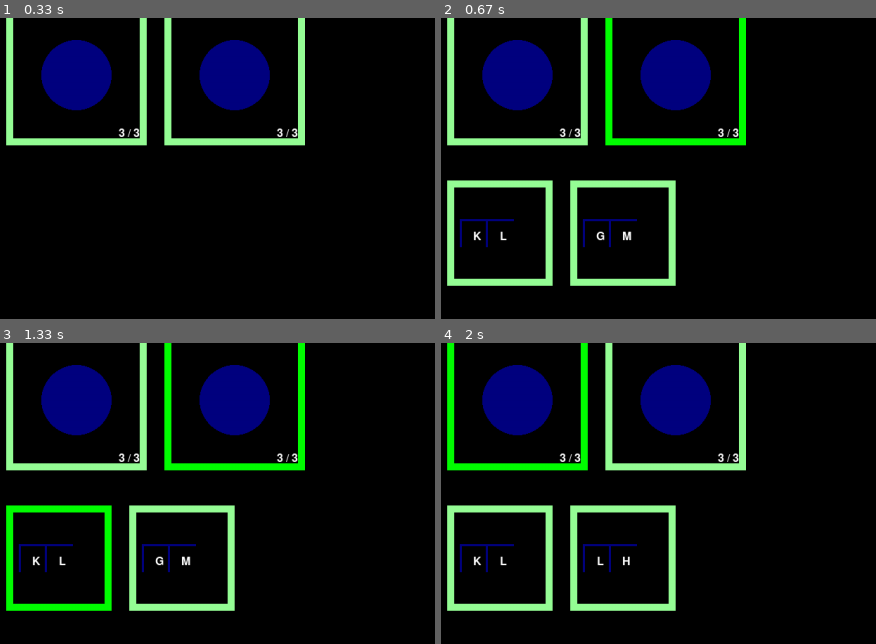
Above: before the commit, frames 1-4 (two rows, left to right).
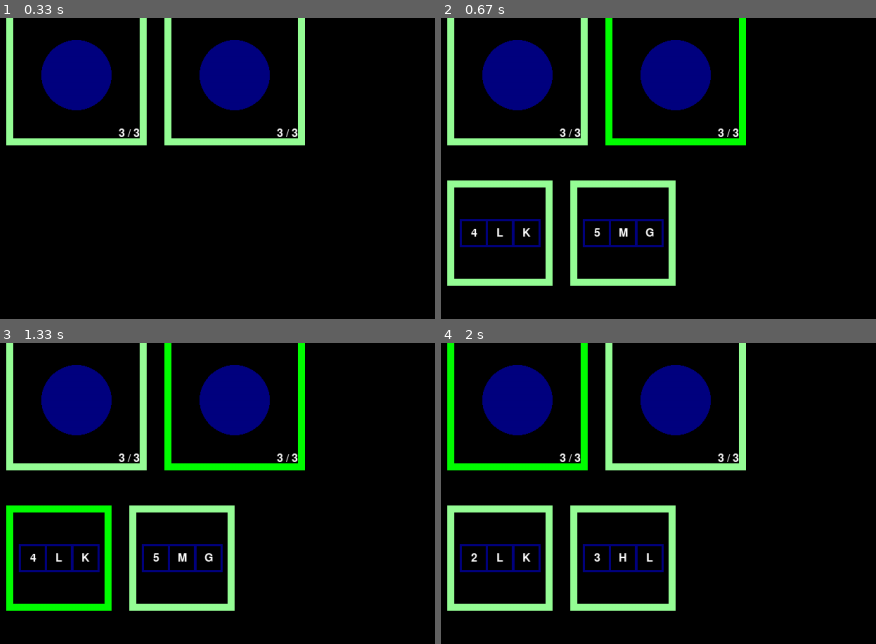
Above: after the commit, the same moments.

Repository: ErikRoelofs/pygame-tryout
Game: pygame game, started from game.py
Two runs of this game, one before a commit and one after it. Both use one fixed random seed, a clock stepped at 60 frames per second and the inputs below.
Inputs (mouse positions are % of the whole screen's width and height, from its top left):
- Up to frame 1 (0.33 s): no input
- Up to frame 2 (0.67 s): press the mouse at (49, 54) at 0.37 s; move the mouse to (36, 51) at 0.47 s; release the mouse at (24, 49) at 0.6 s
- Up to frame 3 (1.33 s): press the mouse at (7, 80) at 0.7 s; move the mouse to (9, 79) at 0.8 s; release the mouse at (12, 78) at 0.93 s; press the mouse at (9, 53) at 1.03 s; move the mouse to (37, 43) at 1.13 s; release the mouse at (65, 33) at 1.27 s
- Up to frame 4 (2 s): press the mouse at (7, 80) at 1.37 s; move the mouse to (26, 83) at 1.47 s; release the mouse at (46, 86) at 1.6 s; press the mouse at (7, 80) at 1.7 s; move the mouse to (8, 62) at 1.8 s; release the mouse at (10, 45) at 1.93 s
The pictures show only the part of the screen within x 0-50%, y 44-94%; the shares and areas given below are measured in that part.

Frame 1 is identical in both runs. In frame 2, 0.9% of the frame differs, in the area x 4-52%, y 66-77%; in frame 3, 0.9%; in frame 4, 0.8%.

Commit message:
Updated weapon render, using actual die roll

Diff:
--- a/game.py
+++ b/game.py
@@ -1,4 +1,4 @@
-import pygame, sys
+import pygame, sys, random
 from pygame.locals import *
 
 # colors
@@ -149,7 +149,7 @@
 	outline_color = OUTLINE_SELECTED if selected else OUTLINE_SPENT if ship.state == STATE_SPENT else OUTLINE_HIGHLIGHT if highlighted else OUTLINE_READY
 
 	pygame.draw.rect(image, outline_color, (0, 0, SHIP_WIDTH, SHIP_HEIGHT), 10)
-	pygame.draw.circle(image, BLUE, (SHIP_WIDTH / 2, SHIP_HEIGHT / 2), SHIP_WIDTH / 4)
+	pygame.draw.circle(image, BLUE, (SHIP_WIDTH // 2, SHIP_HEIGHT // 2), SHIP_WIDTH // 4)
 
 	textSurfaceObj = fontObj.render(str(ship.hull - ship.damage) + ' / ' + str(ship.hull), True, WHITE)
 	textRectObj = textSurfaceObj.get_rect()
@@ -172,29 +172,34 @@
 	outline_color = OUTLINE_SELECTED if selected else OUTLINE_SPENT if not weapon.available() else OUTLINE_HIGHLIGHT if highlighted else OUTLINE_READY
 	pygame.draw.rect(image, outline_color, (0, 0, ACTION_WIDTH, ACTION_HEIGHT), 10)
 
-	weaponTypeImg = drawWeaponType(weapon.weaponType)
-	weaponTypeRect = weaponTypeImg.get_rect()
-	weaponTypeRect.center = (ACTION_WIDTH / 4, ACTION_HEIGHT / 2)
-	image.blit(weaponTypeImg, weaponTypeRect)
+	rollsImg = drawWeaponRolls(weapon.rolls)
+	rollsRect = rollsImg.get_rect()
+	rollsRect.center = (ACTION_WIDTH / 4, ACTION_HEIGHT / 2 )
+	image.blit(rollsImg, rollsRect)
 
 	mountImg = drawMount(weapon.mount)
 	mountRect = mountImg.get_rect()
 	mountRect.center = (ACTION_WIDTH / 2, ACTION_HEIGHT / 2)
 	image.blit(mountImg, mountRect)
 
+	weaponTypeImg = drawWeaponType(weapon.weaponType)
+	weaponTypeRect = weaponTypeImg.get_rect()
+	weaponTypeRect.center = (ACTION_WIDTH / 4 * 3, ACTION_HEIGHT / 2)
+	image.blit(weaponTypeImg, weaponTypeRect)
+
 	return image
 
 def drawMount(mount):
 	assert mount in (MOUNT_LIGHT, MOUNT_MEDIUM, MOUNT_HEAVY), "Pass a MOUNT to the drawMount function."
 
 	image = pygame.Surface((40,40))
-	pygame.draw.rect(image, BLUE, (0, 0, 50, 50), 3)
+	pygame.draw.rect(image, BLUE, (0, 0, 40, 40), 3)
 
 	text = "L" if mount == MOUNT_LIGHT else "M" if mount == MOUNT_MEDIUM else "H"
 
 	textSurfaceObj = fontObj.render(text, True, WHITE)
 	textRectObj = textSurfaceObj.get_rect()
-	textRectObj.center = (25, 25)
+	textRectObj.center = (20, 20)
 	image.blit(textSurfaceObj, textRectObj)
 
 	return image
@@ -203,13 +208,25 @@
 	assert weaponType in (WEAPON_KINETIC, WEAPON_LASER, WEAPON_GUIDED), "Pass a WEAPONTYPE to the drawWeaponType function."
 
 	image = pygame.Surface((40,40))
-	pygame.draw.rect(image, BLUE, (0, 0, 50, 50), 3)
+	pygame.draw.rect(image, BLUE, (0, 0, 40, 40), 3)
 
 	text = "K" if weaponType == WEAPON_KINETIC else "L" if weaponType == WEAPON_LASER else "G"
 
 	textSurfaceObj = fontObj.render(text, True, WHITE)
 	textRectObj = textSurfaceObj.get_rect()
-	textRectObj.center = (25, 25)
+	textRectObj.center = (20, 20)
+	image.blit(textSurfaceObj, textRectObj)
+
+	return image
+
+def drawWeaponRolls(rolls):
+
+	image = pygame.Surface((40, 40))
+	pygame.draw.rect(image, BLUE, (0, 0, 40, 40), 3)
+
+	textSurfaceObj = fontObj.render(str(rolls), True, WHITE)
+	textRectObj = textSurfaceObj.get_rect()
+	textRectObj.center = (20, 20)
 	image.blit(textSurfaceObj, textRectObj)
 
 	return image
@@ -293,7 +310,9 @@
 		target.resolveAttackOnMe(weapon)
 
 	def resolveAttackOnMe(self, weapon):
-		self.takeDamage(1)
+		for attack in range(weapon.rolls):
+			if( random.randint(1, 6) >= weapon.mount.accuracy()):
+				self.takeDamage( weapon.mount.damage() )
 
 	def takeDamage(self, amount):
 		self.damage += amount
@@ -315,23 +334,20 @@
 		return not self.spent
 
 class Mount:
-	accuracy = 0
-	damage = 0
 	def __init__(self, theAccuracy, theDamage):
-		accuracy = theAccuracy
-		damage = theDamage
-
-	def accuracy():
-		return accuracy
-	def damage():
-		return damage
+		self._accuracy = theAccuracy
+		self._damage = theDamage
+
+	def accuracy(self):
+		return self._accuracy
+	def damage(self):
+		return self._damage
 
 class WeaponType:
-	name = ""
 	def __init__(self, theName):
-		name = theName
-	def name():
-		return name
+		self._name = theName
+	def name(self):
+		return self._name
 
 if __name__ == '__main__':
     main()
Not shown, added: .gitignore
